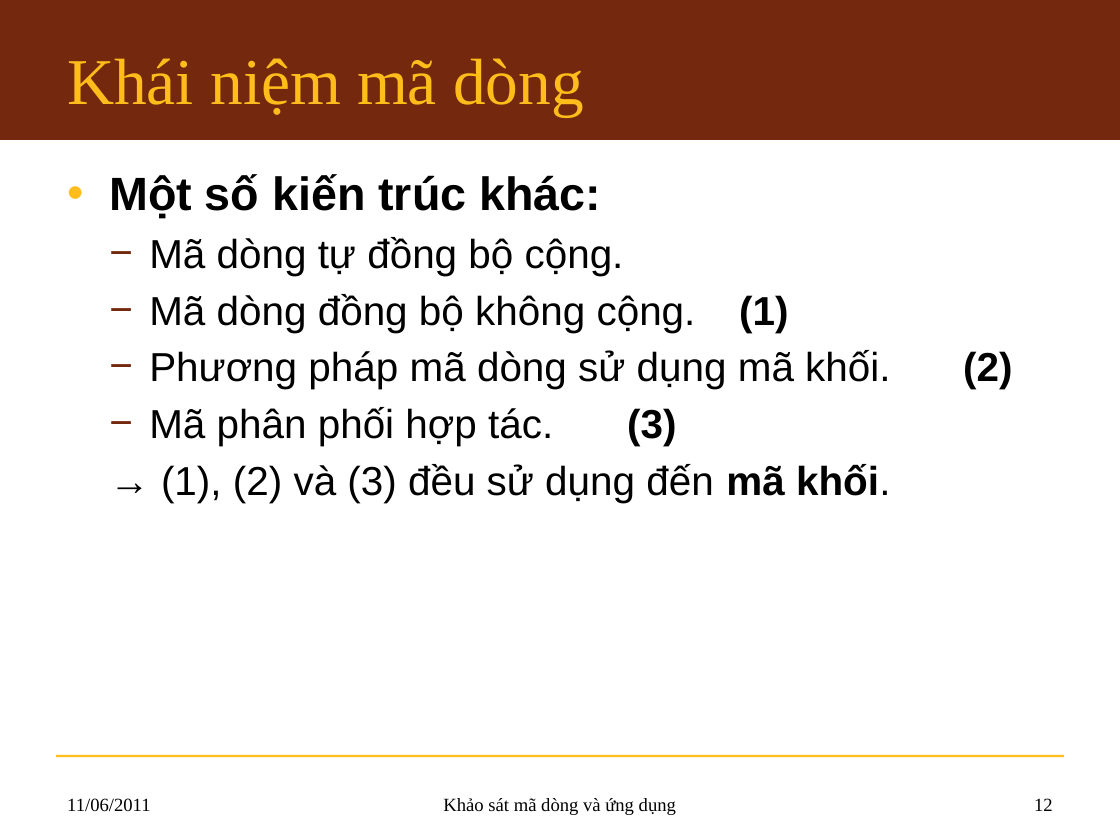
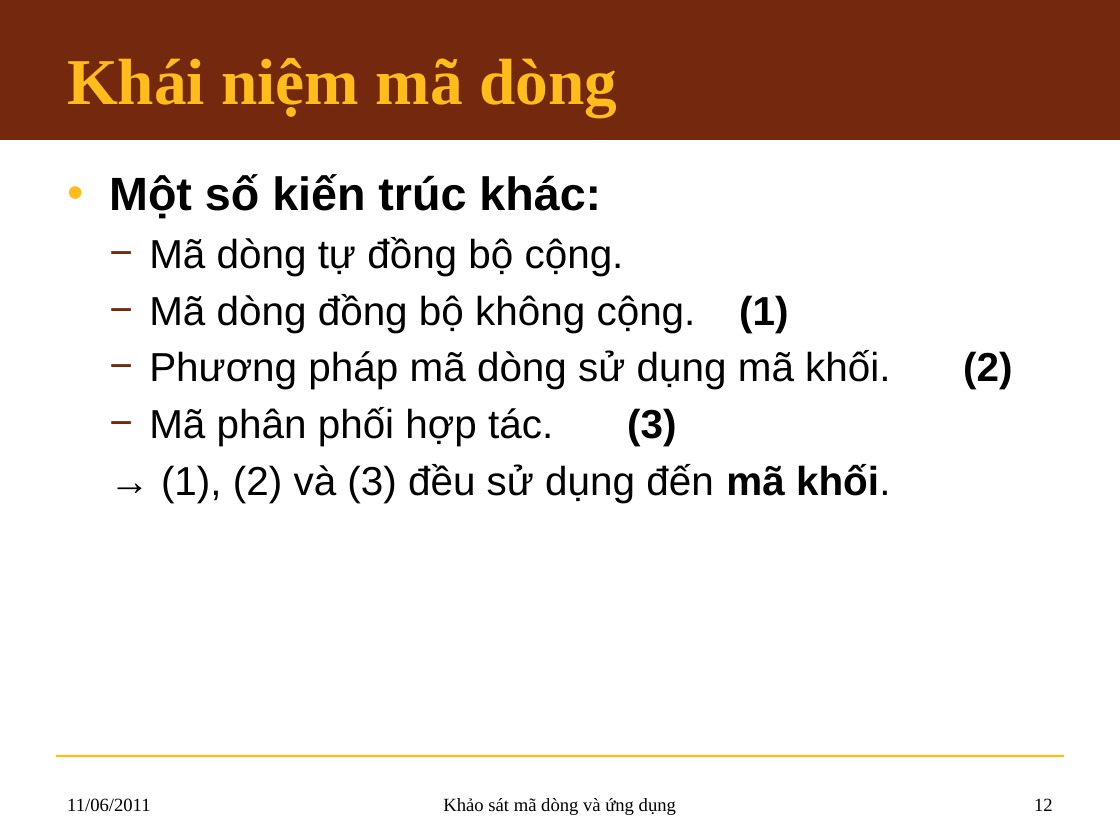
Before and after one commit to hemprasad/lvmm-sc, a slide deck: slide 12 of 7.Slide/KLTN_Slide.pptx. Drawn at 1120x840 pixels with LibreOffice and Linux fonts; fonts in the diff are those of the drawing; background and template pictures are left out. Boxes give left, top, right and bottom in pixels: in the first picture for what was removed or moved away, otherwise in the second. Text is boxed around its words. In the diff, an @@ line names an element or a change of style, - is before the commit and + after.

```diff
--- a/7.Slide/KLTN_Slide.pptx
+++ b/7.Slide/KLTN_Slide.pptx
@@ title "Khái niệm mã dòng" at [67, 58, 617, 117]: bold on @@
```
Also in this commit, not shown: 35 other slides changed, 6 slides added.
